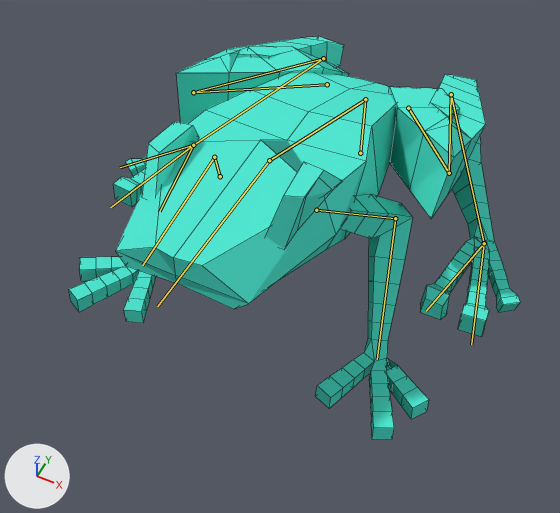
Two versions of the Blender file Assets/Models/justfrog.blend, one commit apart.
Camera for both pictures: a camera (50 mm lens) standing at (1.06, -3.23, 3.01) and looking at (-0.1, -0.9, 0.09). Every picture has the same lights, and +X, +Y and +Z are marked at lower left. The bones that change are drawn over the model as lines. Mesh edges are drawn as thin lines.

Names of what the first picture shows: 'Arms', 'Body', 'Eyes', 'Legs'.
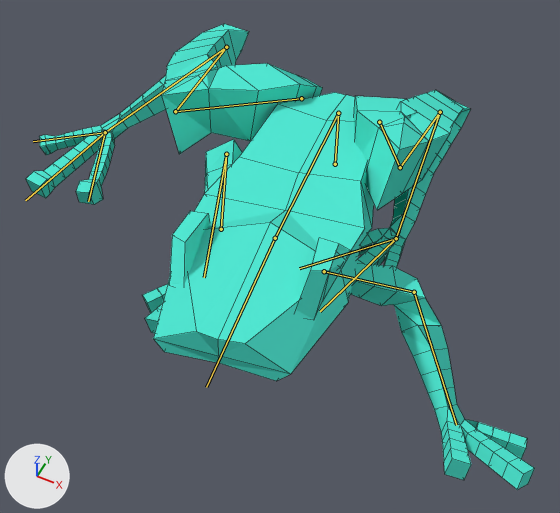
The newer file adds an action. The first version stands in its rest pose; the second is drawn at frame 6 of the action 'Slippy'.

Boxes (x1, y1, x2, y2) around the edits, measured in the pictures (560 x 513 px):
'Body', posed (21% narrower, 22% taller): before (116, 73, 396, 309); after (153, 92, 374, 381)
'Legs', posed (9% wider, 10% shorter): before (113, 37, 520, 337); after (26, 24, 470, 295)
'Arms', posed: before (69, 194, 429, 439); after (143, 139, 535, 490)
'Eyes', posed (9% narrower, 16% shorter): before (142, 121, 343, 249); after (169, 211, 352, 319)
bone 'Root', root to tip: before (360, 153) to (365, 99); after (335, 164) to (338, 113)
bone 'Leg.1.R', root to tip: before (327, 84) to (193, 92); after (301, 98) to (175, 111)
bone 'Leg.2.R', root to tip: before (193, 92) to (323, 58); after (175, 111) to (226, 47)
bone 'Leg.3.R', root to tip: before (323, 58) to (193, 145); after (226, 47) to (105, 132)
bone 'Toe.1.R', root to tip: before (193, 145) to (159, 211); after (105, 132) to (88, 201)
bone 'Toe.2.R', root to tip: before (193, 145) to (110, 207); after (105, 132) to (25, 200)
bone 'Toe.3.R', root to tip: before (193, 145) to (120, 167); after (105, 132) to (33, 141)
bone 'Body', root to tip: before (365, 99) to (269, 160); after (338, 113) to (275, 238)
bone 'Head', root to tip: before (269, 160) to (157, 306); after (275, 238) to (206, 387)
bone 'Upper.Arm.L', root to tip: before (316, 210) to (395, 218); after (324, 271) to (414, 292)
bone 'Lower.Arm.L', root to tip: before (395, 218) to (377, 359); after (414, 292) to (456, 425)
bone 'Upper.Arm.R', root to tip: before (220, 176) to (214, 157); after (221, 229) to (226, 154)
bone 'Lower.Arm.R', root to tip: before (214, 157) to (142, 265); after (226, 154) to (204, 277)
bone 'Leg.1.L', root to tip: before (408, 108) to (449, 173); after (379, 122) to (400, 167)
bone 'Leg.2.L', root to tip: before (449, 173) to (451, 94); after (400, 167) to (440, 112)
bone 'Leg.3.L', root to tip: before (451, 94) to (484, 243); after (440, 112) to (396, 238)
bone 'Toe.1.L', root to tip: before (484, 243) to (426, 311); after (396, 238) to (299, 268)
bone 'Toe.2.L', root to tip: before (484, 243) to (471, 344); after (396, 238) to (320, 311)

What the commit changed:
Bone 'Root' (bone_root) moves from (0.0, 0.0, 0.0) to (0.154, -0.147, 0.0).
Bone 'Leg.1.R' (bone_leg_1_r) turns from (0, 0, 0) to (2, 0, 3) degrees about its own x, y and z.
Bone 'Leg.2.R' (bone_leg_2_r) turns from (0, 0, 0) to (1, -17, 25) degrees about its own x, y and z.
Bone 'Leg.3.R' (bone_leg_3_r) turns from (0, 0, 0) to (-5, 1, -36) degrees about its own x, y and z.
Bone 'Toe.1.R' (bone_toe_1_r) turns from (0, 0, 0) to (1, 4, 14) degrees about its own x, y and z.
Bone 'Toe.2.R' (bone_toe_2_r) turns from (0, 0, 0) to (-3, 1, 0) degrees about its own x, y and z.
Bone 'Toe.3.R' (bone_toe_3_r) turns from (0, 0, 0) to (3, -3, -14) degrees about its own x, y and z.
Bone 'Body' (bone_body) turns from (0, 0, 0) to (-12, 4, 9) degrees about its own x, y and z.
Bone 'Head' (bone_head) turns from (0, 0, 0) to (17, 0, 0) degrees about its own x, y and z.
Bone 'Upper.Arm.L' (bone_upper_arm_l) turns from (0, 0, 0) to (2, 18, -30) degrees about its own x, y and z.
Bone 'Lower.Arm.L' (bone_lower_arm_l) turns from (0, 0, 0) to (19, -55, 32) degrees about its own x, y and z.
Bone 'Upper.Arm.R' (bone_upper_arm_r) moves from (0.0, 0.0, 0.0) to (-0.072, 0.055, 0.05).
Bone 'Upper.Arm.R' (bone_upper_arm_r) turns from (0, 0, 0) to (28, -16, -2) degrees about its own x, y and z.
Bone 'Lower.Arm.R' (bone_lower_arm_r) turns from (0, 0, 0) to (51, -7, 17) degrees about its own x, y and z.
Bone 'Leg.1.L' (bone_leg_1_l) turns from (0, 0, 0) to (3, 0, -7) degrees about its own x, y and z.
Bone 'Leg.2.L' (bone_leg_2_l) turns from (0, 0, 0) to (1, 9, -5) degrees about its own x, y and z.
Bone 'Leg.3.L' (bone_leg_3_l) turns from (0, 0, 0) to (7, 1, -12) degrees about its own x, y and z.
Bone 'Toe.1.L' (bone_toe_1_l) turns from (0, 0, 0) to (-7, -6, -1) degrees about its own x, y and z.
Bone 'Toe.2.L' (bone_toe_2_l) turns from (0, 0, 0) to (-7, -3, 0) degrees about its own x, y and z.
